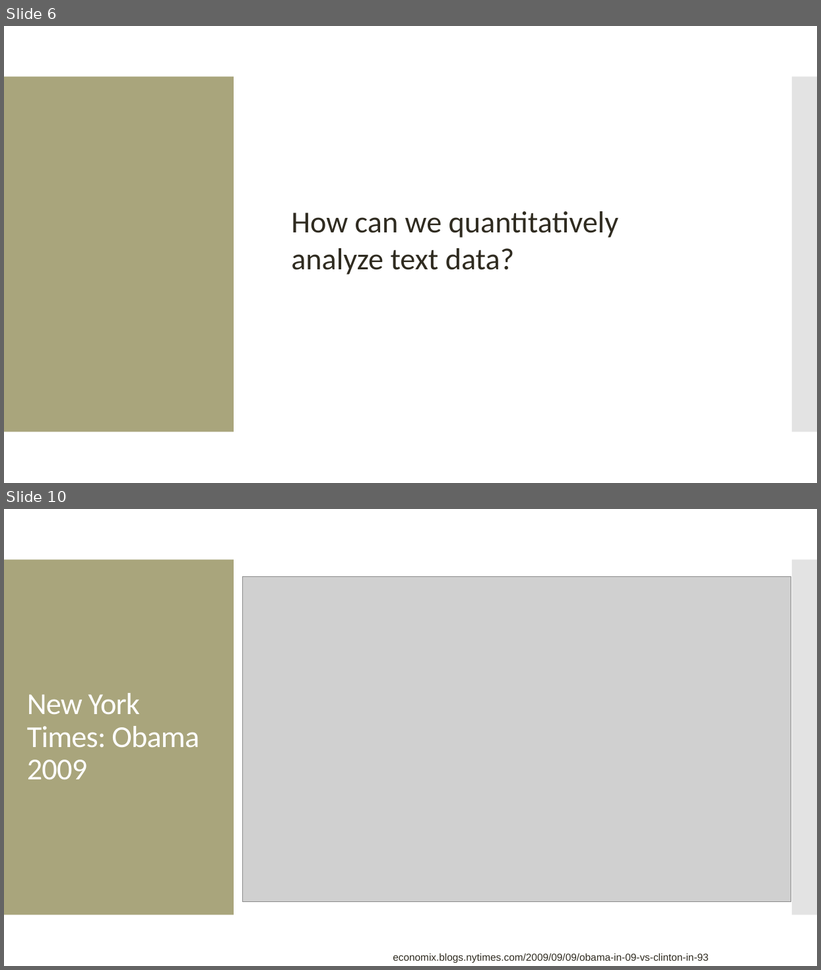
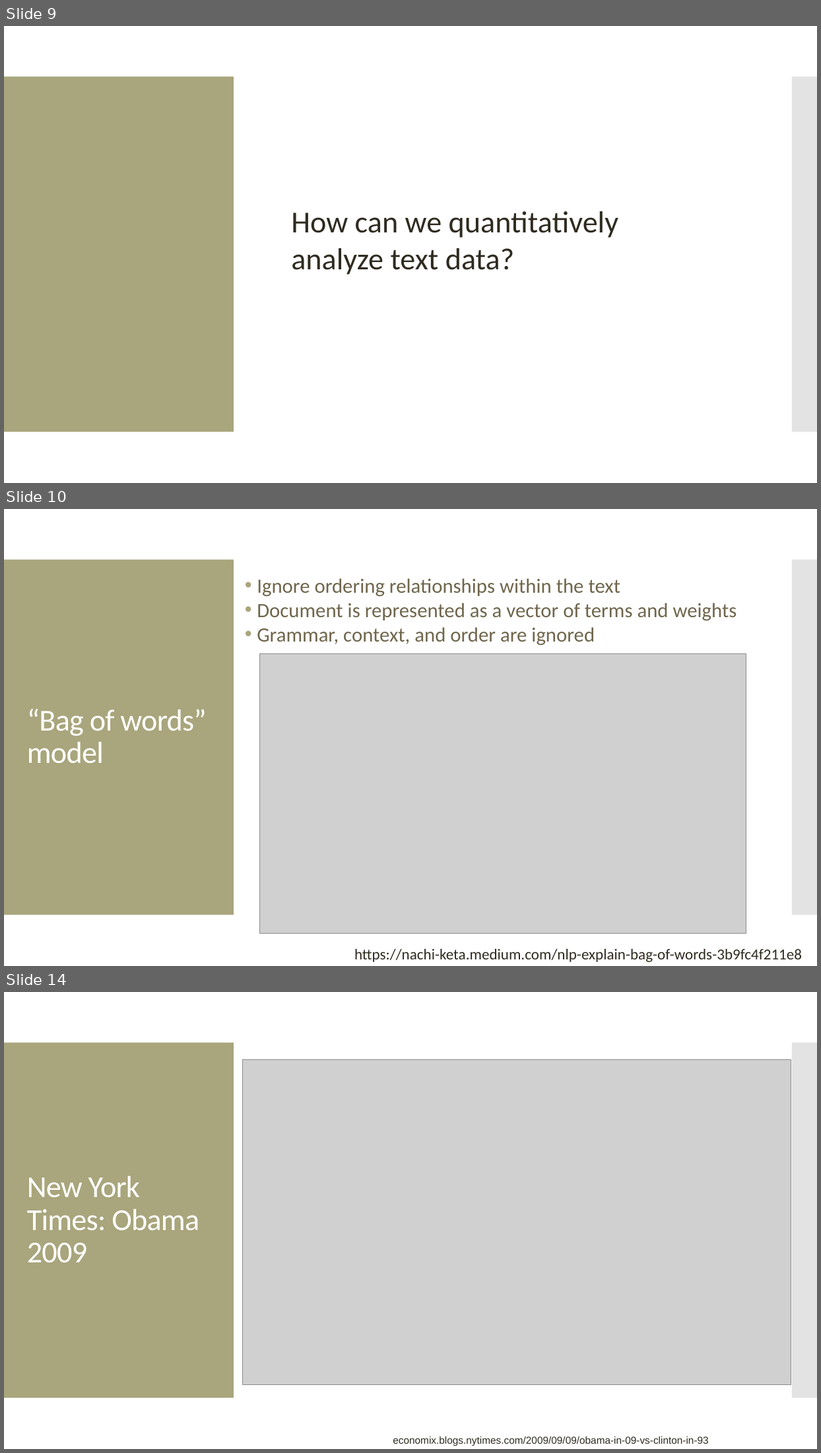
Before and after one commit to amosca01/SDS-CSC109, a slide deck: slides/13-text.pptx. Shown one above the other, each under a label of ours: slides 6 and 10 before the commit, slides 9, 10 and 14 after it; the slides between them are not shown. The pictures are 821x970 and 821x1453 pixels, drawn with LibreOffice and Linux fonts; fonts in the diff are those of the drawing; grey boxes stand for pictures. Boxes give left, top, right and bottom in pixels: in the first picture for what was removed or moved away, otherwise in the second. Text is boxed around its words. In the diff, an @@ line names an element or a change of style, - is before the commit and + after.

```diff
--- a/slides/13-text.pptx
+++ b/slides/13-text.pptx
@@ slide 10 added at [4, 509, 817, 966], background #FFFFFF; not listed: 2 template elements that a slide beside it also shows @@
@@ text added at [257, 578, 737, 646], 24 pt, text #6F664C @@
+• Ignore ordering relationships within the text
+• Document is represented as a vector of terms and weights
+• Grammar, context, and order are ignored
@@ picture added at [259, 654, 746, 933] @@
@@ text added at [27, 709, 206, 763], 36 pt, text #FFFFFF @@
+“Bag of words” model
@@ text added at [354, 949, 802, 962], 18 pt, text #2F2B20 @@
+https://nachi-keta.medium.com/nlp-explain-bag-of-words-3b9fc4f211e8
@@ what was slide 6 is now slide 9 @@
@@ what was slide 10 is now slide 14 @@
```
Also in this commit, not shown: 3 slides changed, 5 other slides added, 2 slides removed, 3 other files.
